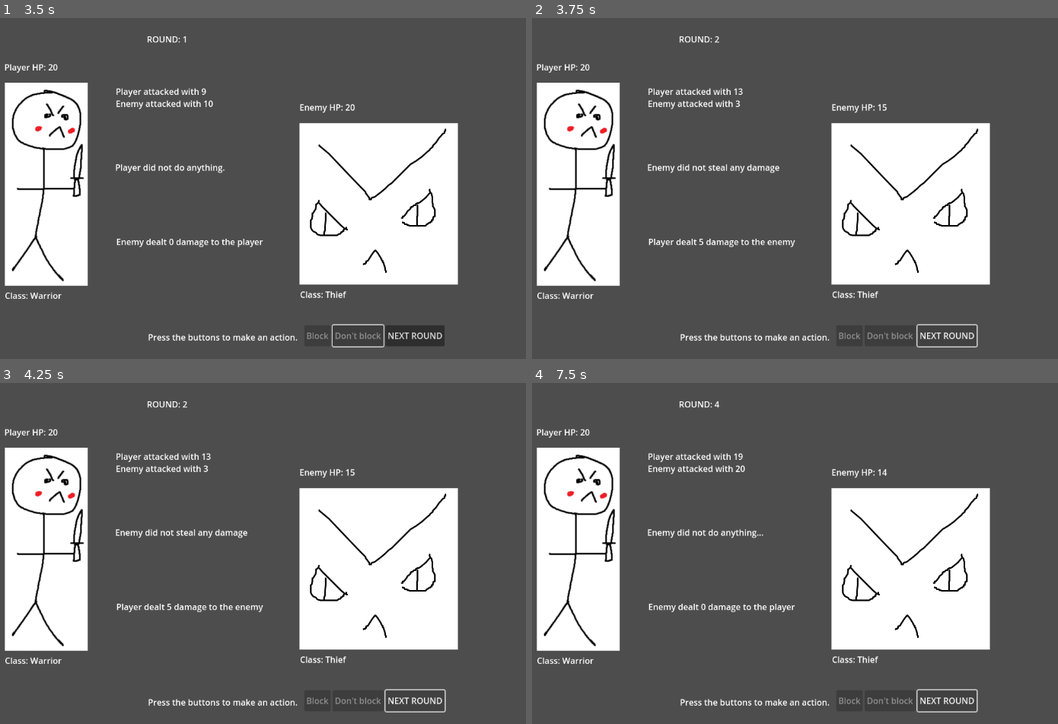
Above: before the commit, frames 1-4 (two rows, left to right).
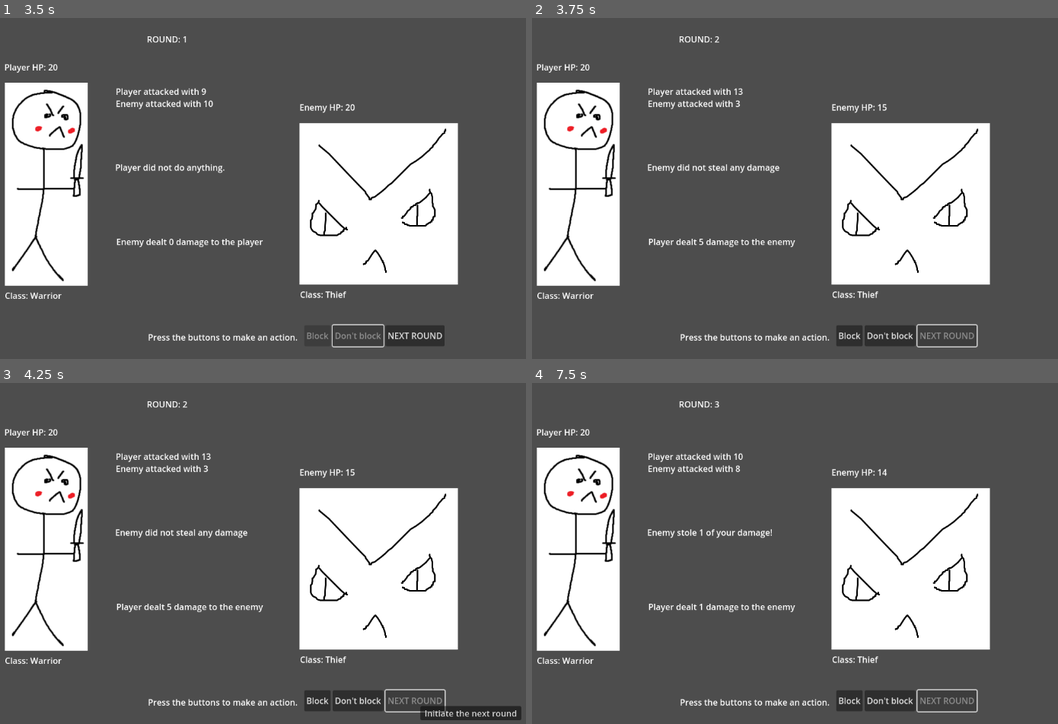
Above: after the commit, the same moments.

Repository: Frisaf/brawl_visual
Game: Godot game, scene res://Scenes/character_choice.tscn
The game is run twice, just before and just after one commit, with the same random seed, the same clock (stepped at 60 frames per second) and the same inputs.
Inputs (mouse positions are in pixels of both pictures, inside the frame that each line leads up to):
- Up to frame 1 (3.5 s): click "Warrior" at 0.5 s; click "START!" at 1.25 s; click "START" at 2 s; click "Don't block" at 2.75 s
- Up to frame 2 (3.75 s): click "NEXT ROUND" at 3.5 s
- Up to frame 3 (4.25 s): no input
- Up to frame 4 (7.5 s): click (947, 700) at 4.25 s, where only the run before the commit has a clickable "NEXT ROUND"; click (847, 700) at 5 s, where only the run after the commit has a clickable "Block"; click (847, 700) at 5.75 s, where only the run after the commit has a clickable "Block"; click (889, 700) at 6.5 s, where only the run after the commit has a clickable "Don't block"; click "NEXT ROUND" at 7.25 s

Frame 1 is identical in both runs. In frame 2, 0.2% of the frame differs, in the area x 58-85%, y 92-95%; in frame 3, 0.9%, in the area x 58-100%, y 92-99%; in frame 4, 0.8%.

Commit message:
fixed action bug so you can click no and it still lets you do an action

Diff:
--- a/Scripts/game.gd
+++ b/Scripts/game.gd
@@ -28,6 +28,7 @@
 var player_stolen = false
 var action_value = 0
 var player_choice = ""
+var no_button_pressed = false
 
 func _ready() -> void:
 	round_indicator.text = "Click the start button to start!"
@@ -51,7 +52,12 @@
 		choice_yes.text = "Steal"
 		choice_no.text = "Don't steal"
 
+# If it returns false, the yes/no buttons will be enabled. Else, they'll be disabled.
+# true = action done, false = no action done
 func check_action():
+	if no_button_pressed == true:
+		return true
+
 	if player_blocked == true or player_healed == true or player_stolen == true:
 		return true
 
@@ -129,6 +135,7 @@
 	var player_attack = randi_range(1, 20)
 	var enemy_attack = randi_range(1, 20)
 	var enemy_choice = randi_range(1, 2)
+
 	next_round_button.text = "NEXT ROUND"
 
 	game_round += 1
@@ -149,6 +156,12 @@
 			enemy_attack -= action_value
 			player_attack += action_value
 			player_stolen = true
+
+	elif no_button_pressed == true:
+		choice_yes.disabled = false
+		choice_no.disabled = false
+		next_round_button.disabled = true
+		no_button_pressed = false
 
 	else:
 		choice_yes.disabled = true
@@ -212,6 +225,7 @@
 	next_round_button.disabled = false
 	info_message.clear()
 	info_message.add_text("Player did not do anything.")
+	no_button_pressed = true
 
 func _process(delta: float) -> void:
 	if choice_yes.disabled == true:
